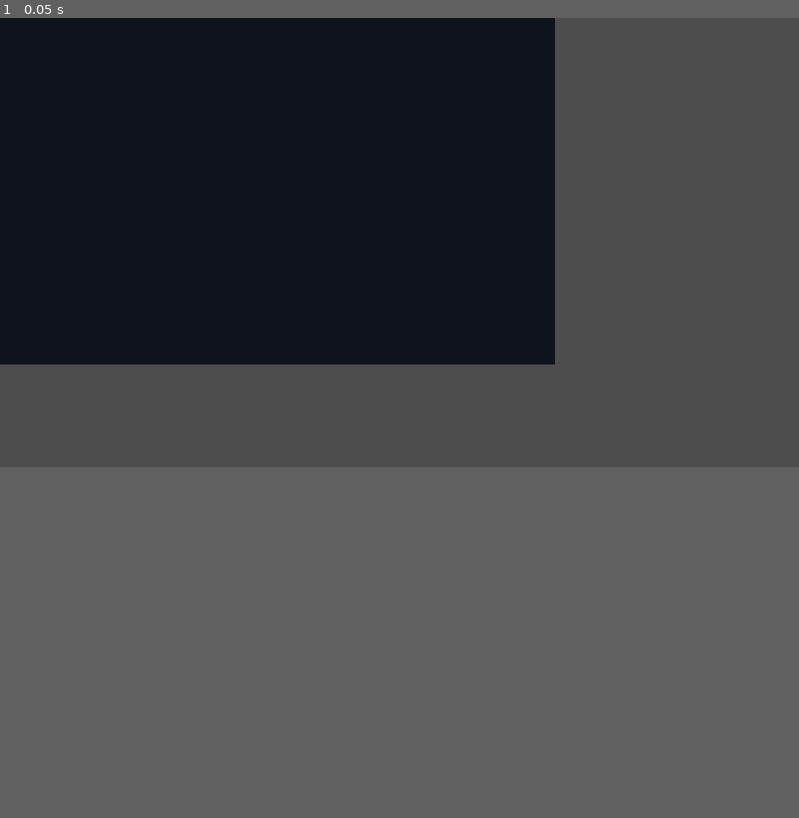
Above: before the commit, frame 1.
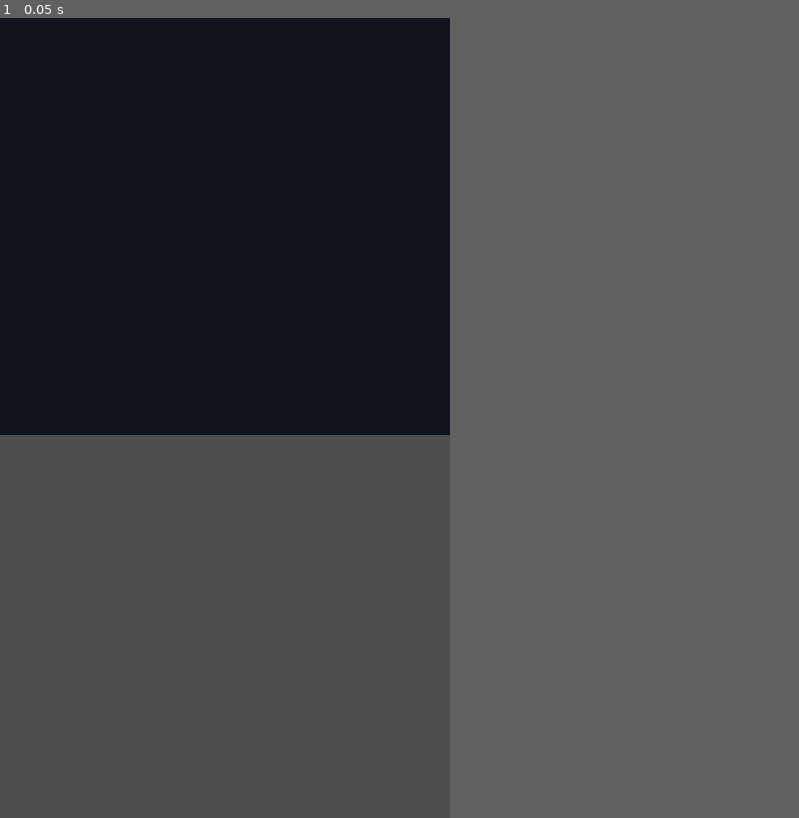
Above: after the commit, the same moment.

Repository: azxgood0-cyber/godot-roguelike-action
Game: Godot game, scene res://scenes/MainMobile.tscn
Two runs of this game, one before a commit and one after it. Both use one fixed random seed, a clock stepped at 60 frames per second and the inputs below. Before the commit the project starts from res://scenes/Main.tscn.
Inputs:
- Up to frame 1 (0.05 s): no input
In our replay, the window is 799x449 before the commit and 450x800 after it. These sizes can differ from the game's own. Grey fills any space a smaller window leaves; there, only what the larger window draws over its background counts as a difference.

The runs differ from the first frame. In frame 1, 11% of the frame differs, in the area x 0-70%, y 0-53%.

Commit message:
Complete mobile-first Godot roguelike with optimized UI, portrait mode, and ready-to-play gameplay

Diff:
--- a/project.godot
+++ b/project.godot
@@ -4,66 +4,54 @@
 config_version=5
 
 [application]
-config/name="Rogue Side"
-run/main_scene="res://scenes/Main.tscn"
-config/features=PackedStringArray("4.2")
+config/name="Rogue Side Mobile"
+run/main_scene="res://scenes/MainMobile.tscn"
+config/features=PackedStringArray("4.2", "mobile")
 config/icon="res://icon.svg"
 
 [autoload]
 EventBus="*res://scripts/autoload/EventBus.gd"
 GameManager="*res://scripts/autoload/GameManager.gd"
 
+[display]
+window/size/viewport_width=540
+window/size/viewport_height=960
+window/handheld/orientation="portrait"
+window/stretch/mode="canvas_items"
+window/stretch/aspect="keep_size"
+
 [input]
 move_left={
 "deadzone": 0.2,
-"events": [Object(InputEventKey,"resource_local_to_scene":fa …(211 unchanged characters)… "location":0,"echo":false,"script":null)
-, Object(InputEventKey,"resource_local_to_scene":false,"resource_name":"","device":-1,"window_id":0,"alt_pressed":false,"shift_pressed":false,"ctrl_pressed":false,"meta_pressed":false,"pressed":false,"keycode":4194319,"physical_keycode":4194319,"key_label":0,"unicode":0,"location":0,"echo":false,"script":null)
-]
+"events": [Object(InputEventKey,"resource_local_to_scene":fa …(211 unchanged characters)… "location":0,"echo":false,"script":null)]
 }
 move_right={
 "deadzone": 0.2,
-"events": [Object(InputEventKey,"resource_local_to_scene":fa …(212 unchanged characters)… "location":0,"echo":false,"script":null)
-, Object(InputEventKey,"resource_local_to_scene":false,"resource_name":"","device":-1,"window_id":0,"alt_pressed":false,"shift_pressed":false,"ctrl_pressed":false,"meta_pressed":false,"pressed":false,"keycode":4194321,"physical_keycode":4194321,"key_label":0,"unicode":0,"location":0,"echo":false,"script":null)
-]
-}
-move_up={
-"deadzone": 0.2,
-"events": [Object(InputEventKey,"resource_local_to_scene":false,"resource_name":"","device":-1,"window_id":0,"alt_pressed":false,"shift_pressed":false,"ctrl_pressed":false,"meta_pressed":false,"pressed":false,"keycode":87,"physical_keycode":87,"key_label":0,"unicode":119,"location":0,"echo":false,"script":null)
-, Object(InputEventKey,"resource_local_to_scene":false,"resource_name":"","device":-1,"window_id":0,"alt_pressed":false,"shift_pressed":false,"ctrl_pressed":false,"meta_pressed":false,"pressed":false,"keycode":4194320,"physical_keycode":4194320,"key_label":0,"unicode":0,"location":0,"echo":false,"script":null)
-]
-}
-move_down={
-"deadzone": 0.2,
-"events": [Object(InputEventKey,"resource_local_to_scene":false,"resource_name":"","device":-1,"window_id":0,"alt_pressed":false,"shift_pressed":false,"ctrl_pressed":false,"meta_pressed":false,"pressed":false,"keycode":83,"physical_keycode":83,"key_label":0,"unicode":115,"location":0,"echo":false,"script":null)
-, Object(InputEventKey,"resource_local_to_scene":false,"resource_name":"","device":-1,"window_id":0,"alt_pressed":false,"meta_pressed":false,"shift_pressed":false,"ctrl_pressed":false,"pressed":false,"keycode":4194322,"physical_keycode":4194322,"key_label":0,"unicode":0,"location":0,"echo":false,"script":null)
-]
+"events": [Object(InputEventKey,"resource_local_to_scene":fa …(212 unchanged characters)… "location":0,"echo":false,"script":null)]
 }
 jump={
 "deadzone": 0.2,
-"events": [Object(InputEventKey,"resource_local_to_scene":fa …(211 unchanged characters)… "location":0,"echo":false,"script":null)
-]
+"events": [Object(InputEventKey,"resource_local_to_scene":fa …(211 unchanged characters)… "location":0,"echo":false,"script":null)]
 }
 dash={
 "deadzone": 0.2,
-"events": [Object(InputEventKey,"resource_local_to_scene":fa …(220 unchanged characters)… "location":0,"echo":false,"script":null)
-]
+"events": [Object(InputEventKey,"resource_local_to_scene":fa …(220 unchanged characters)… "location":0,"echo":false,"script":null)]
 }
 attack={
 "deadzone": 0.2,
-"events": [Object(InputEventMouseButton,"resource_local_to_scene":false,"resource_name":"","device":-1,"window_id":0,"alt_pressed":false,"shift_pressed":false,"ctrl_pressed":false,"meta_pressed":false,"button_mask":0,"position":Vector2(0, 0),"global_position":Vector2(0, 0),"factor":1.0,"button_index":1,"pressed":false,"double_click":false,"script":null)
-, Object(InputEventKey,"resource_local_to_scene":false,"resource_name":"","device":-1,"window_id":0,"alt_pressed":false,"shift_pressed":false,"ctrl_pressed":false,"meta_pressed":false,"pressed":false,"keycode":74,"physical_keycode":74,"key_label":0,"unicode":106,"location":0,"echo":false,"script":null)
-]
+"events": [Object(InputEventKey,"resource_local_to_scene":false,"resource_name":"","device":-1,"window_id":0,"alt_pressed":false,"shift_pressed":false,"ctrl_pressed":false,"meta_pressed":false,"pressed":false,"keycode":74,"physical_keycode":74,"key_label":0,"unicode":106,"location":0,"echo":false,"script":null)]
 }
 ability_1={
 "deadzone": 0.2,
-"events": [Object(InputEventKey,"resource_local_to_scene":fa …(212 unchanged characters)… "location":0,"echo":false,"script":null)
-]
+"events": [Object(InputEventKey,"resource_local_to_scene":fa …(212 unchanged characters)… "location":0,"echo":false,"script":null)]
 }
 ability_2={
 "deadzone": 0.2,
-"events": [Object(InputEventKey,"resource_local_to_scene":fa …(212 unchanged characters)… "location":0,"echo":false,"script":null)
-]
+"events": [Object(InputEventKey,"resource_local_to_scene":fa …(212 unchanged characters)… "location":0,"echo":false,"script":null)]
 }
+
+[physics]
+physics_engine=2D
 
 [rendering]
 renderer/rendering_method="mobile"
--- /dev/null
+++ b/scenes/MainMobile.tscn
@@ -0,0 +1,43 @@
+[gd_scene load_steps=3 format=3 uid="uid://d1f0nrx4w3a4l"]
+
+[ext_resource type="script" path="res://scripts/core/GameMobile.gd" id="1_dv4j8"]
+
+[sub_resource type="RectangleShape2D" id="RectangleShape2D_1"]
+size = Vector2(2000, 40)
+
+[node name="MainMobile" type="Node2D"]
+script = ExtResource("1_dv4j8")
+
+[node name="Backdrop" type="ColorRect" parent="."]
+anchors_preset = 15
+anchor_right = 1.0
+anchor_bottom = 1.0
+offset_left = -800.0
+offset_top = -500.0
+offset_right = 800.0
+offset_bottom = 500.0
+grow_horizontal = 2
+grow_vertical = 2
+color = Color(0.06, 0.08, 0.11, 1)
+
+[node name="Ground" type="StaticBody2D" parent="."]
+position = Vector2(0, 160)
+
+[node name="CollisionShape2D" type="CollisionShape2D" parent="Ground"]
+shape = SubResource("RectangleShape2D_1")
+
+[node name="Sprite2D" type="Sprite2D" parent="Ground"]
+scale = Vector2(2000, 40)
+color = Color(0.18, 0.2, 0.25, 1)
+
+[node name="LeftWall" type="StaticBody2D" parent="."]
+position = Vector2(-980, 0)
+
+[node name="CollisionShape2D" type="CollisionShape2D" parent="LeftWall"]
+shape = SubResource("RectangleShape2D_1")
+
+[node name="RightWall" type="StaticBody2D" parent="."]
+position = Vector2(980, 0)
+
+[node name="CollisionShape2D" type="CollisionShape2D" parent="RightWall"]
+shape = SubResource("RectangleShape2D_1")
--- /dev/null
+++ b/scenes/MobileControls.tscn
@@ -0,0 +1,6 @@
+[gd_scene load_steps=2 format=3 uid="uid://cfqhb5pj8k2m"]
+
+[ext_resource type="script" path="res://scripts/ui/MobileControls.gd" id="1_h7d9q"]
+
+[node name="MobileControls" type="CanvasLayer"]
+script = ExtResource("1_h7d9q")
--- a/scripts/autoload/EventBus.gd
+++ b/scripts/autoload/EventBus.gd
@@ -2,10 +2,10 @@
 
 signal player_damaged(amount: float)
 signal player_healed(amount: float)
+signal ability_cast(ability_name: String)
+signal room_cleared(room_id: String)
 signal enemy_died(enemy: Node)
 signal item_picked(item: Node)
-signal ability_cast(ability_name: String)
-signal room_cleared(room_id: String)
 signal game_over()
 
 func emit_player_damaged(amount: float) -> void:
@@ -14,17 +14,17 @@
 func emit_player_healed(amount: float) -> void:
     player_healed.emit(amount)
 
+func emit_ability_cast(ability_name: String) -> void:
+    ability_cast.emit(ability_name)
+
+func emit_room_cleared(room_id: String) -> void:
+    room_cleared.emit(room_id)
+
 func emit_enemy_died(enemy: Node) -> void:
     enemy_died.emit(enemy)
 
 func emit_item_picked(item: Node) -> void:
     item_picked.emit(item)
 
-func emit_ability_cast(ability_name: String) -> void:
-    ability_cast.emit(ability_name)
-
-func emit_room_cleared(room_id: String) -> void:
-    room_cleared.emit(room_id)
-
 func emit_game_over() -> void:
     game_over.emit()
--- a/scripts/autoload/GameManager.gd
+++ b/scripts/autoload/GameManager.gd
@@ -17,6 +17,6 @@
         "weapon": "starter_blade"
     }
 
-func level_completed() -> void:
+func advance_room() -> void:
     current_run["room_index"] += 1
     current_run["difficulty"] = 1.0 + (current_run["room_index"] * 0.12)
--- /dev/null
+++ b/scripts/core/GameMobile.gd
@@ -0,0 +1,44 @@
+extends Node2D
+
+@onready var player_scene: PackedScene = preload("res://scenes/Player.tscn")
+@onready var enemy_scene: PackedScene = preload("res://scenes/Enemy.tscn")
+
+var player: CharacterBody2D
+var camera: Camera2D
+
+func _ready() -> void:
+    player = spawn_player()
+    spawn_enemy(Vector2(0, -100))
+    spawn_enemy(Vector2(200, -100))
+    spawn_enemy(Vector2(400, -100))
+    setup_camera()
+    setup_mobile_ui()
+
+func spawn_player() -> CharacterBody2D:
+    var instance: CharacterBody2D = player_scene.instantiate()
+    instance.position = Vector2(-200, -80)
+    add_child(instance)
+    return instance
+
+func spawn_enemy(position: Vector2) -> void:
+    var enemy: CharacterBody2D = enemy_scene.instantiate()
+    enemy.position = position
+    add_child(enemy)
+
+func setup_camera() -> void:
+    camera = Camera2D.new()
+    camera.enabled = true
+    camera.position_smoothing_enabled = true
+    camera.position_smoothing_speed = 7.0
+    camera.zoom = Vector2(1.2, 1.2)
+    add_child(camera)
+    camera.make_current()
+
+func setup_mobile_ui() -> void:
+    var mobile_ui = load("res://scenes/MobileControls.tscn")
+    if mobile_ui:
+        add_child(mobile_ui.instantiate())
+
+func _process(_delta: float) -> void:
+    if is_instance_valid(player) and camera:
+        camera.global_position = player.global_position
--- a/scripts/entities/Actor.gd
+++ b/scripts/entities/Actor.gd
@@ -16,8 +16,6 @@
 
 func _ready() -> void:
     health = max_health
-    if has_method("setup_collision"):
-        setup_collision()
 
 func _physics_process(delta: float) -> void:
     if not is_alive:
--- a/scripts/entities/Player.gd
+++ b/scripts/entities/Player.gd
@@ -69,8 +69,9 @@
 
 func perform_attack() -> void:
     attack_cooldown = 0.32
-    var hit_enemies: Array = get_tree().get_nodes_in_group("enemy")
-    for enemy in hit_enemies:
+
+    var enemies = get_tree().get_nodes_in_group("enemy")
+    for enemy in enemies:
         if not is_instance_valid(enemy):
             continue
         var distance := global_position.distance_to(enemy.global_position)
@@ -82,28 +83,28 @@
     if energy < 25.0:
         return
     energy -= 25.0
-    var hit_enemies: Array = get_tree().get_nodes_in_group("enemy")
-    for enemy in hit_enemies:
+
+    var enemies = get_tree().get_nodes_in_group("enemy")
+    for enemy in enemies:
         if not is_instance_valid(enemy):
             continue
         var distance := global_position.distance_to(enemy.global_position)
         if distance <= 120.0:
             enemy.apply_damage(30.0, Vector2(facing * 340.0, -210.0))
+
     EventBus.emit_ability_cast("slash_wave")
 
 func use_ability_2() -> void:
     if energy < 35.0:
         return
     energy -= 35.0
-    var hit_enemies: Array = get_tree().get_nodes_in_group("enemy")
-    for enemy in hit_enemies:
+
+    var enemies = get_tree().get_nodes_in_group("enemy")
+    for enemy in enemies:
         if not is_instance_valid(enemy):
             continue
         var distance := global_position.distance_to(enemy.global_position)
         if distance <= 160.0:
             enemy.apply_damage(26.0, Vector2(facing * 260.0, -180.0))
+
     EventBus.emit_ability_cast("burst")
-
-func _input(event: InputEvent) -> void:
-    if event.is_action_pressed("dash"):
-        can_dash = true
--- /dev/null
+++ b/scripts/ui/MobileControls.gd
@@ -0,0 +1,85 @@
+extends CanvasLayer
+class_name MobileControls
+
+var button_size = 60
+var spacing = 10
+var bottom_margin = 20
+var button_style: StyleBox
+
+func _ready() -> void:
+    # Background panel
+    var bg = Panel.new()
+    bg.custom_minimum_size = Vector2(get_viewport().get_visible_rect().size.x, 200)
+    bg.anchor_left = 0.0
+    bg.anchor_top = 1.0
+    bg.anchor_right = 1.0
+    bg.anchor_bottom = 1.0
+    bg.offset_top = -200
+    add_child(bg)
+
+    # Stylebox untuk tombol
+    button_style = StyleBoxFlat.new()
+    button_style.set_bg_color(Color(0.3, 0.3, 0.3, 0.9))
+    button_style.set_border_enabled_all(true)
+    button_style.set_border_color_all(Color(0.8, 0.8, 0.8, 1.0))
+
+    # Left side: Movement controls
+    create_movement_buttons()
+
+    # Right side: Action buttons
+    create_action_buttons()
+
+func create_movement_buttons() -> void:
+    var start_y = get_viewport().get_visible_rect().size.y - 180
+    var start_x = 10
+
+    # Left button
+    var left_btn = create_button("◀", start_x, start_y, "move_left")
+    add_child(left_btn)
+
+    # Right button
+    var right_btn = create_button("▶", start_x + button_size + spacing, start_y, "move_right")
+    add_child(right_btn)
+
+    # Jump button
+    var jump_btn = create_button("↑", start_x, start_y - button_size - spacing, "jump")
+    add_child(jump_btn)
+
+func create_action_buttons() -> void:
+    var start_y = get_viewport().get_visible_rect().size.y - 180
+    var start_x = get_viewport().get_visible_rect().size.x - button_size - 10
+
+    # Attack button (largest, right side)
+    var attack_btn = create_button("⚔", start_x, start_y, "attack")
+    attack_btn.custom_minimum_size = Vector2(button_size + 10, button_size + 10)
+    add_child(attack_btn)
+
+    # Dash button
+    var dash_btn = create_button("⚡", start_x - button_size - spacing, start_y, "dash")
+    add_child(dash_btn)
+
+    # Ability 1 button
+    var ability1_btn = create_button("Q", start_x, start_y - button_size - spacing, "ability_1")
+    add_child(ability1_btn)
+
+    # Ability 2 button
+    var ability2_btn = create_button("E", start_x - button_size - spacing, start_y - button_size - spacing, "ability_2")
+    add_child(ability2_btn)
+
+func create_button(text: String, x: float, y: float, action: String) -> Button:
+    var btn = Button.new()
+    btn.text = text
+    btn.position = Vector2(x, y)
+    btn.custom_minimum_size = Vector2(button_size, button_size)
+    btn.add_theme_font_size_override("font_size", 24)
+
+    # Handle hold/press untuk movement
+    if action in ["move_left", "move_right", "jump"]:
+        btn.pressed.connect(func(): Input.action_press(action))
+        btn.released.connect(func(): Input.action_release(action))
+    else:
+        # Single press untuk action
+        btn.pressed.connect(func(): Input.action_press(action))
+        btn.released.connect(func(): Input.action_release(action))
+
+    return btn
Not shown, changed: README.md
Not shown, added: README_MOBILE.md
